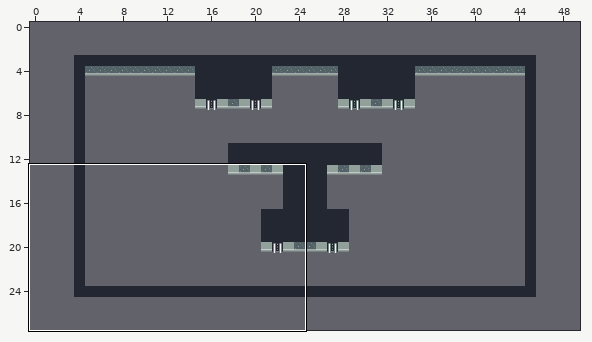
Two states of a Tiled map, 5. camera/scenes/0/0.tmx. The picture above shows the old version from afar; the outline marks the close-up.
Close-up. Before:
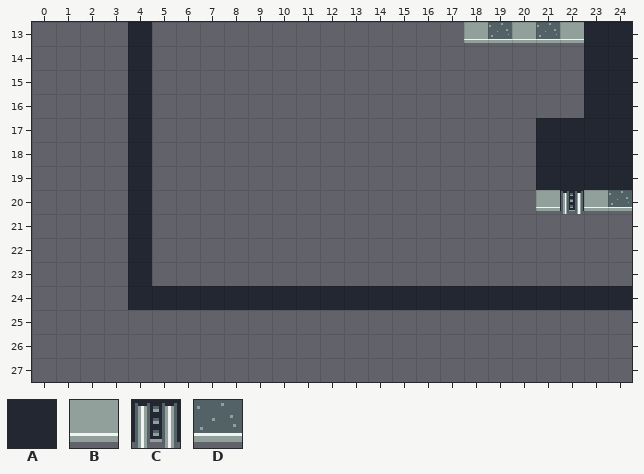
Cells are 16x16 px. Shown: x 0..24, y 13..27. The commit also changed other parts of the map, which this record leaves out.
Key: from "tileset_0": A 0, B 1, C 2, D 3.
_ is an empty cell.
Layer "blocks" before, first column x 0:
13 ____A_____________BDBDBAA
14 ____A__________________AA
15 ____A__________________AA
16 ____A__________________AA
17 ____A________________AAAA
18 ____A________________AAAA
19 ____A________________AAAA
20 ____A________________BCBD
21 ____A____________________
22 ____A____________________
23 ____A____________________
24 ____AAAAAAAAAAAAAAAAAAAAA
25 _________________________
26 _________________________
27 _________________________
After:
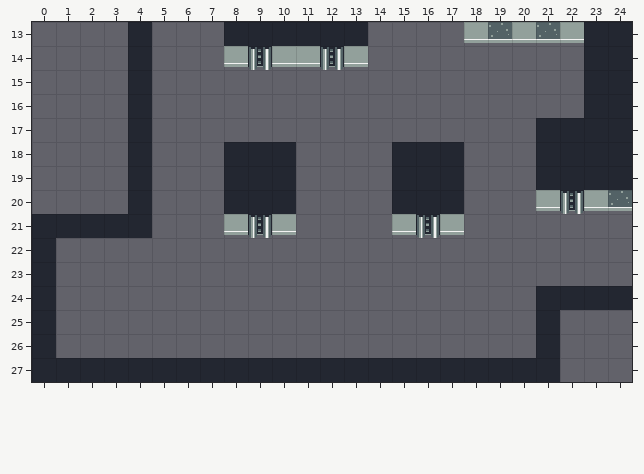
From old to new:
Changed rows in their new state; . is an unchanged cell.
Layer "blocks":
first column x 8:
13 AAAAAA
14 BCBBCB
first column x 0:
18 ........AAA....AAA....
19 ........AAA....AAA....
20 ........AAA....AAA....
21 AAAA....BCB....BCB....
22 A..._.................
23 A..._.................
24 A..._________________.
25 A....................A
26 A....................A
27 AAAAAAAAAAAAAAAAAAAAAA
Boxes around the changes in both close-ups, in picture pixels (x1, y1, x2, y2):
added: (224, 22, 368, 70)
changed: (32, 142, 560, 382)
